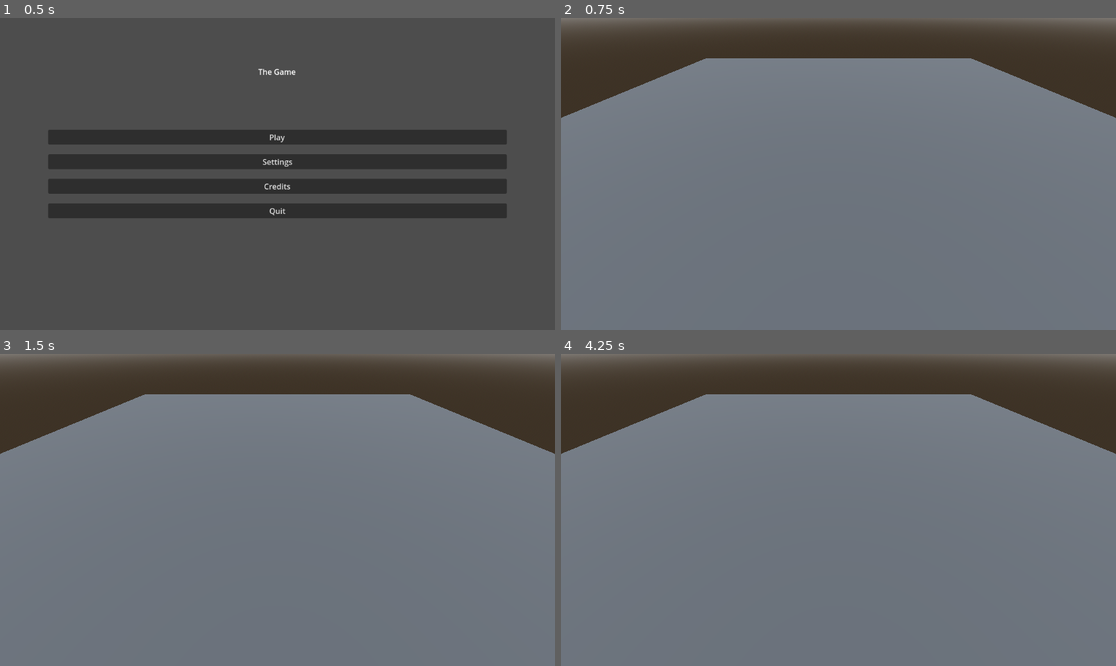
Above: before the commit, frames 1-4 (two rows, left to right).
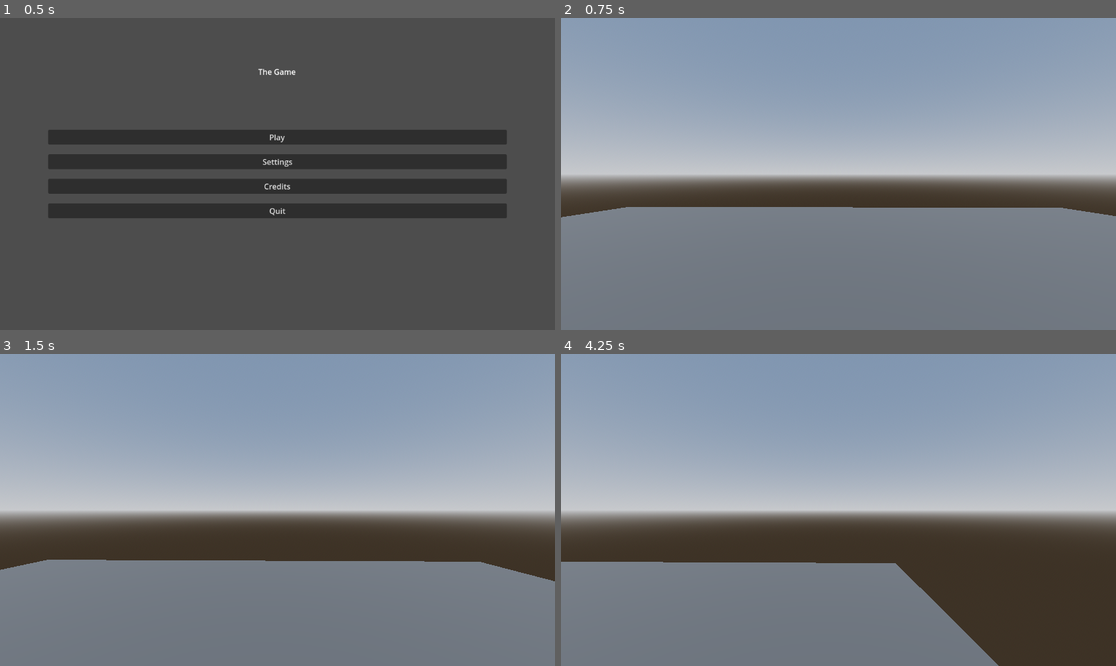
Above: after the commit, the same moments.

Repository: Zailef/GameOff2024
Game: Godot game, scene res://scenes/menus/main_menu/main_menu.tscn
Same seed, same stepped clock (60 frames per second), same inputs: the game is played once before the commit and once after it.
Inputs:
- Up to frame 1 (0.5 s): no input
- Up to frame 2 (0.75 s): click "Play" at 0.5 s
- Up to frame 3 (1.5 s): tap Enter (ui_accept) at 1.25, 1.35 s; hold Right (ui_right) from 1.28 s (still down)
- Up to frame 4 (4.25 s): tap Enter (ui_accept) at 1.52, 1.82, 2.1, 2.27, 2.57, 2.85, 3.6, 3.77, 4.07 s; release Right (ui_right) at 2.03 s; hold Down (ui_down) 2.03-2.78 s; hold Right (ui_right) 2.78-3.53 s; hold Up (ui_up) from 3.53 s (still down)

Frame 1 is identical in both runs. In frame 2, 60% of the frame differs, in the area x 0-100%, y 0-64%; in frame 3, 66%; in frame 4, 76%, in the area x 0-100%, y 0-100%.

Commit message:
Add basic player scene & script

Diff:
--- /dev/null
+++ b/scenes/characters/player/player.gd
@@ -0,0 +1,22 @@
+extends CharacterBody3D
+
+const SPEED = 5.0
+const JUMP_VELOCITY = 4.5
+
+func _physics_process(delta: float) -> void:
+	if not is_on_floor():
+		velocity += get_gravity() * delta
+
+	if Input.is_action_just_pressed("ui_accept") and is_on_floor():
+		velocity.y = JUMP_VELOCITY
+
+	var input_dir := Input.get_vector("ui_left", "ui_right", "ui_up", "ui_down")
+	var direction := (transform.basis * Vector3(input_dir.x, 0, input_dir.y)).normalized()
+	if direction:
+		velocity.x = direction.x * SPEED
+		velocity.z = direction.z * SPEED
+	else:
+		velocity.x = move_toward(velocity.x, 0, SPEED)
+		velocity.z = move_toward(velocity.z, 0, SPEED)
+
+	move_and_slide()
--- /dev/null
+++ b/scenes/characters/player/player.tscn
@@ -0,0 +1,28 @@
+[gd_scene load_steps=5 format=3 uid="uid://mwbglbrt5mhq"]
+
+[ext_resource type="Script" path="res://scenes/characters/player/player.gd" id="1_5m5gm"]
+
+[sub_resource type="CapsuleShape3D" id="CapsuleShape3D_6b6ep"]
+
+[sub_resource type="CapsuleMesh" id="CapsuleMesh_ffkop"]
+
+[sub_resource type="BoxMesh" id="BoxMesh_dm2wh"]
+size = Vector3(0.5, 0.1, 0.1)
+
+[node name="Player" type="CharacterBody3D"]
+transform = Transform3D(0.999848, 0, 0.0174524, 0, 1, 0, -0.0174524, 0, 0.999848, 0, 1, 0)
+collision_layer = 2
+script = ExtResource("1_5m5gm")
+
+[node name="CollisionShape3D" type="CollisionShape3D" parent="."]
+shape = SubResource("CapsuleShape3D_6b6ep")
+
+[node name="PlayerBody" type="MeshInstance3D" parent="."]
+mesh = SubResource("CapsuleMesh_ffkop")
+
+[node name="PlayerFaceIndicator" type="MeshInstance3D" parent="."]
+transform = Transform3D(1, 0, 0, 0, 1, 0, 0, 0, 1, 0.00857135, 0.484499, -0.491052)
+mesh = SubResource("BoxMesh_dm2wh")
+
+[node name="Camera3D" type="Camera3D" parent="."]
+transform = Transform3D(1, 0, 0, 0, 1, 0, 0, 0, 1, 0.0105028, 0.540215, -0.601705)
--- a/scenes/levels/sandbox.tscn
+++ b/scenes/levels/sandbox.tscn
@@ -1,4 +1,6 @@
-[gd_scene load_steps=5 format=3 uid="uid://dbcs2ke7l76a2"]
+[gd_scene load_steps=6 format=3 uid="uid://dbcs2ke7l76a2"]
+
+[ext_resource type="PackedScene" uid="uid://mwbglbrt5mhq" path="res://scenes/characters/player/player.tscn" id="1_2fspt"]
 
 [sub_resource type="ProceduralSkyMaterial" id="ProceduralSkyMaterial_kgrn6"]
 sky_horizon_color = Color(0.64625, 0.65575, 0.67075, 1)
@@ -30,5 +32,5 @@
 size = Vector3(20, 1, 20)
 material = SubResource("StandardMaterial3D_v12sb")
 
-[node name="Camera3D" type="Camera3D" parent="."]
-transform = Transform3D(1, 0, 0, 0, 0.766997, 0.64165, 0, -0.64165, 0.766997, 0, 3.6486, 7.37857)
+[node name="Player" parent="." instance=ExtResource("1_2fspt")]
+transform = Transform3D(0.999848, 0, 0.0174524, 0, 1, 0, -0.0174524, 0, 0.999848, 0, 1.5, 0)
